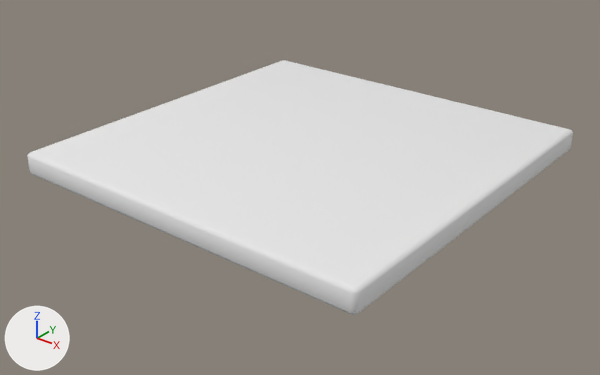
The OBJ model Modelos/Tablero.obj, before and after one commit.
Camera for both pictures: a camera (50 mm lens) standing at (55.8, -71.4, 90.8) and looking at (0.4, -2.1, 47.8). The axes (+X, +Y, +Z) are drawn at lower left. The lights are the same throughout. The picture after the commit comes second. Where no turn or scale is listed for an object, it has been applied to the vertices.
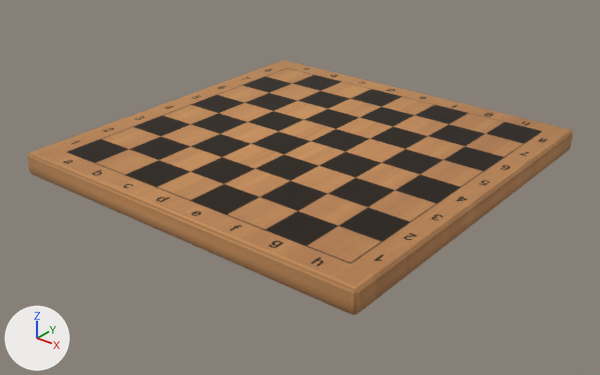
The newer file is also rescaled (x0.375), turned or shifted as a whole; pictures and numbers use the older file's frame.

Location of each change, (x1, y1, x2, y2) in pixels of the pictures (600 x 375 px):
'Cube', surface changed (white to orange): (27, 60, 573, 315) in both

Diff of the bpy script that builds the scene:
```diff
--- a/Modelos/Tablero.obj.py
+++ b/Modelos/Tablero.obj.py
@@ img_tablerodiffuse01_png @@
+img_tablerodiffuse01_png = load_image('TableroDiffuse01.png', '../Texturas/TableroDiffuse01.png', 2048, 2048, 'sRGB')
@@ mat_none_001 @@
 mat_none_001 = principled_material('None.001')
-mat_none_001.base_color = (0.8, 0.8, 0.8)  # white #e7e7e7
+mat_none_001.texture = img_tablerodiffuse01_png
 mat_none_001.roughness = 1.0
```
